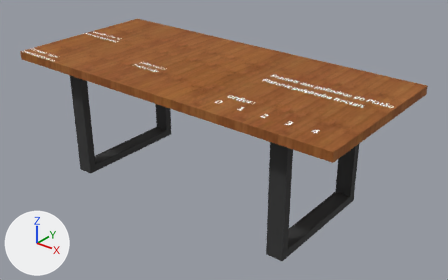
The glTF model fractalplatonic/vr/salas/fractal_platao1.glb as it was, and as the next commit left it.
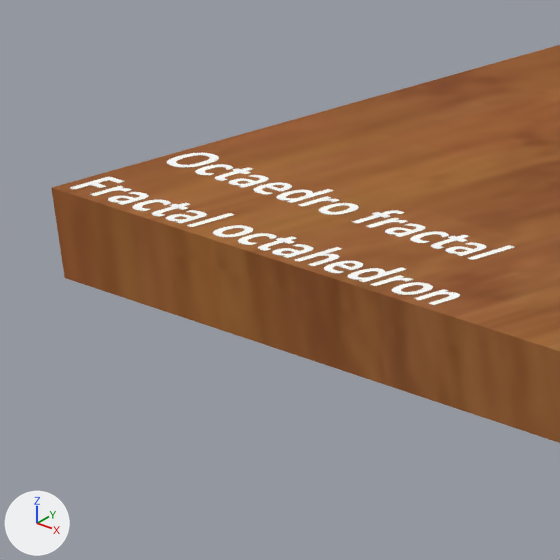
The first picture shows the older version from a 50 mm camera at (2.2, -2.1, 1.95) aimed at (0.09, 0.53, 0.32). The close-ups show both versions on the part from 4% to 14% of the width and 13% to 30% of the height of that picture. The lights are fixed; the arrows at lower left show +X, +Y and +Z. Where no turn or scale is listed for an object, it has been applied to the vertices.

Objects in the first close-up: 'Mesh_0', 'Octaedro fractal'.
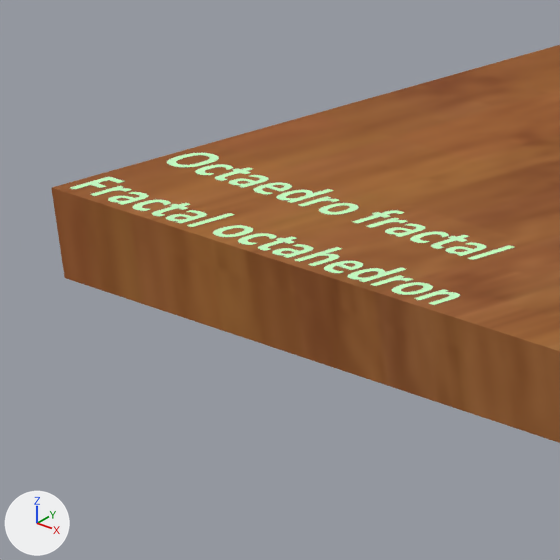
Where the change shows, as pixel boxes (x1, y1, x2, y2) in the close-ups (560 x 560 px):
'Octaedro fractal', recoloured (white to green): (70, 153, 514, 305) in both

Diff of the bpy script that builds the scene:
```diff
--- a/fractalplatonic/vr/salas/fractal_platao1.glb.py
+++ b/fractalplatonic/vr/salas/fractal_platao1.glb.py
@@ mat_color_m00 @@
 mat_color_m00 = principled_material('Color M00')
-mat_color_m00.base_color = (1.0, 1.0, 1.0)  # white #ffffff
+mat_color_m00.base_color = (0.6, 1.0, 0.6)  # green #cbffcb
 mat_color_m00.metallic = 0.1
```
